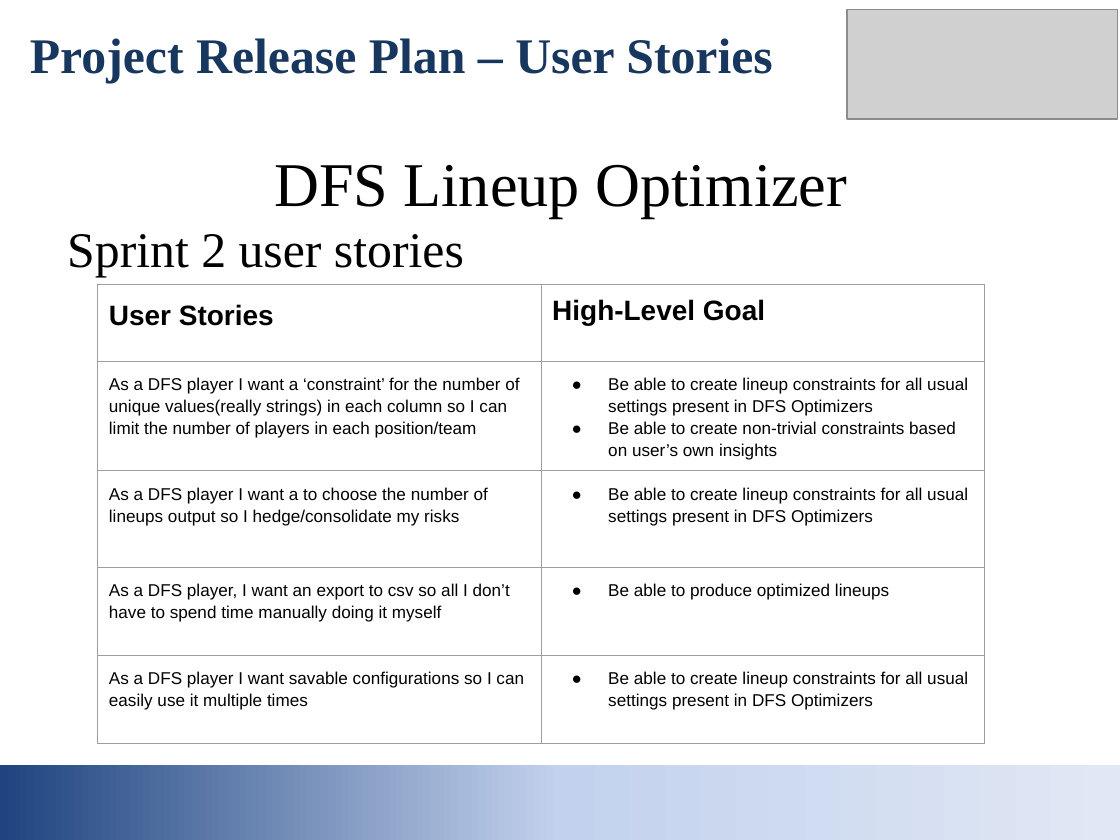
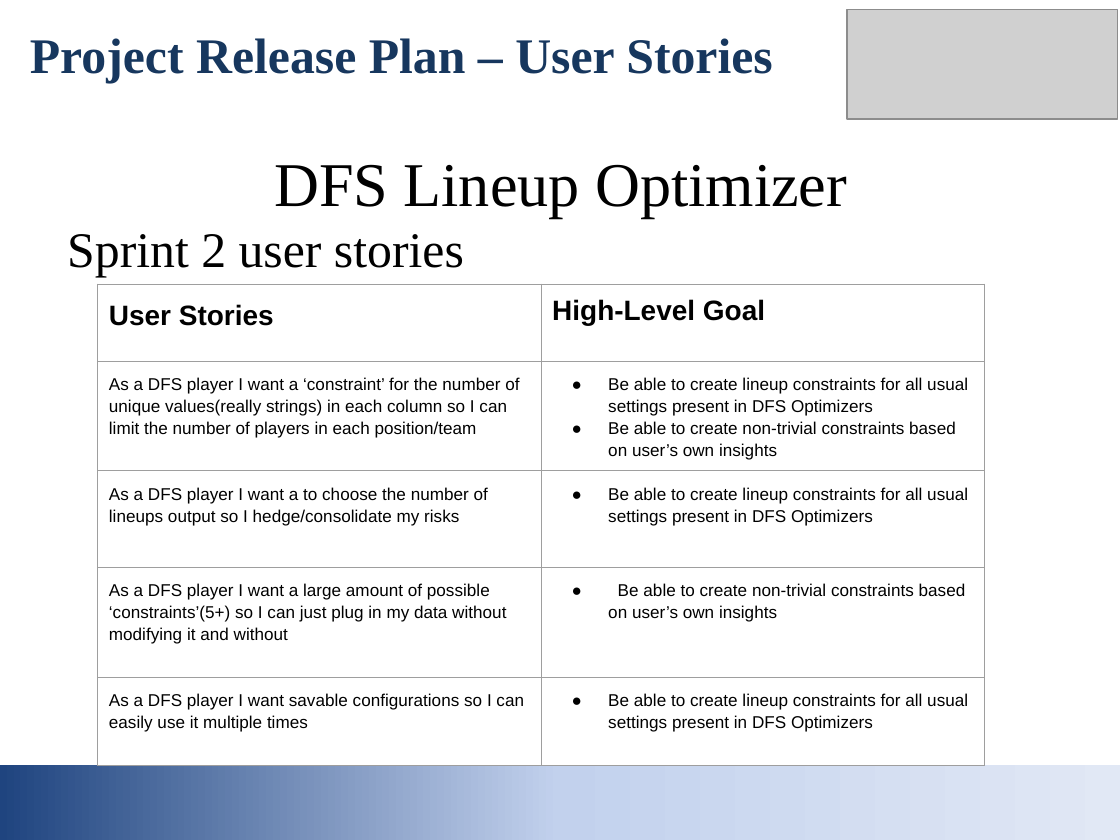
Before and after one commit to gautam0826/DFS-Optimizer, a slide deck: slide 4 of Project Release Plan.pptx. Drawn at 1120x840 pixels with LibreOffice and Linux fonts; fonts in the diff are those of the drawing; grey boxes stand for pictures. Boxes give left, top, right and bottom in pixels: in the first picture for what was removed or moved away, otherwise in the second. Text is boxed around its words. In the diff, an @@ line names an element or a change of style, - is before the commit and + after.

```diff
--- a/Project Release Plan.pptx
+++ b/Project Release Plan.pptx
@@ table at box(97, 284, 984, 736) @@
-row 4, column 1: As a DFS player, I want an export to csv so all I don’t have to spend time manually doing it myself
+row 4, column 1: As a DFS player I want a large amount of possible ‘constraints’(5+) so I can just plug in my data without modifying it and without
-row 4, column 2: Be able to produce optimized lineups
+row 4, column 2: Be able to create non-trivial constraints based on user’s own insights
```
Also in this commit, not shown: 1 other slide changed, 1 other file.
